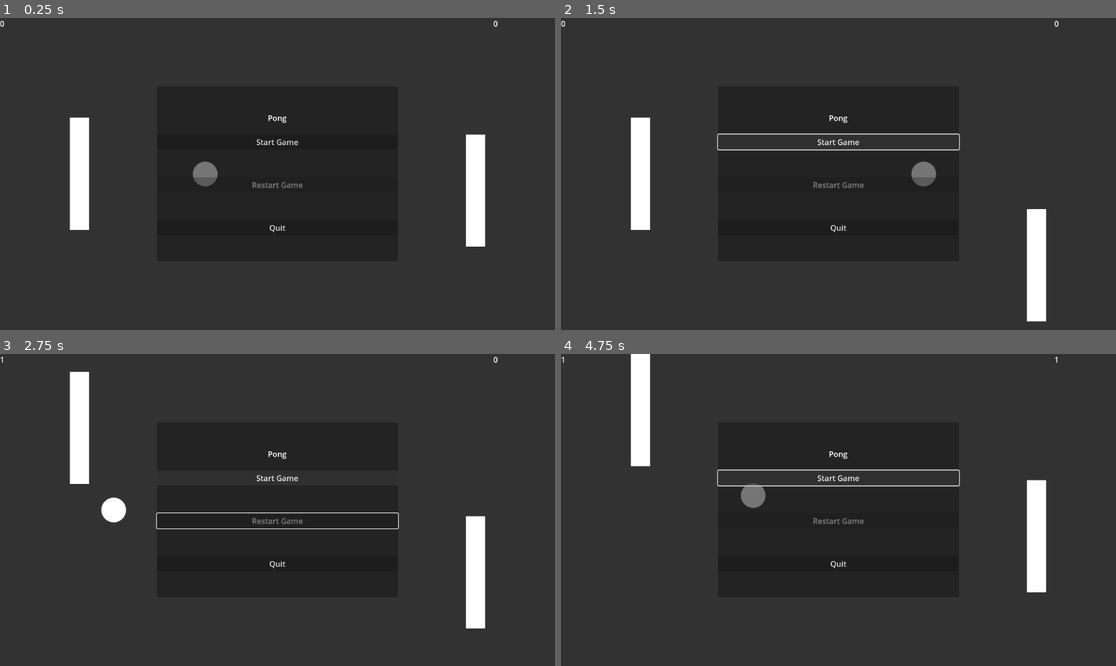
Above: before the commit, frames 1-4 (two rows, left to right).
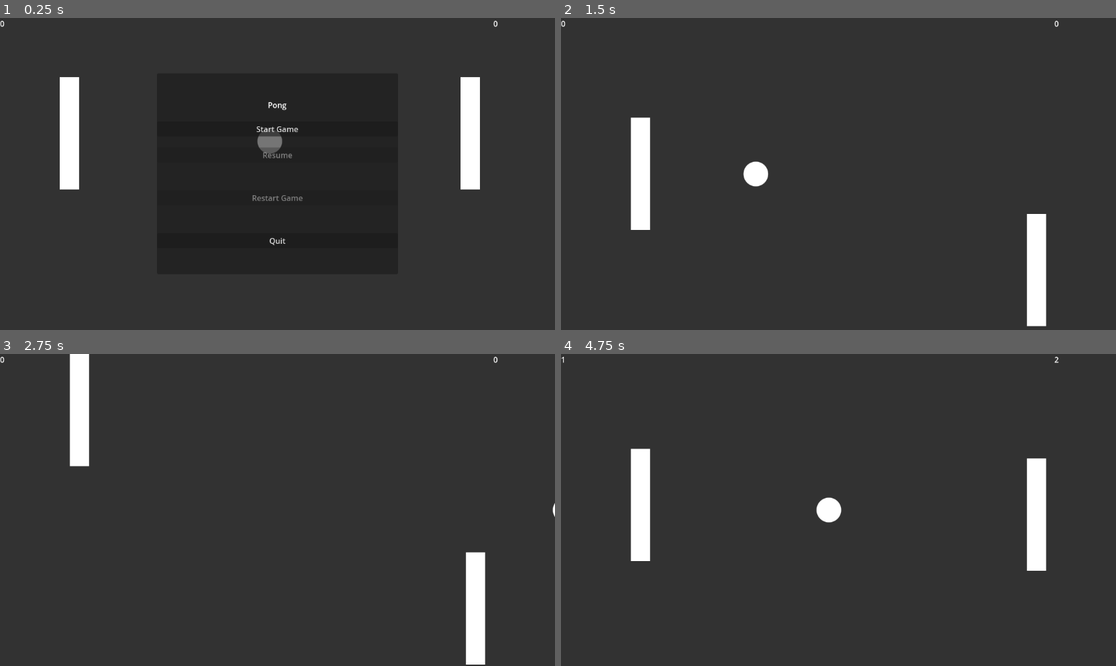
Above: after the commit, the same moments.

Repository: Aratch/20gch-01-pong
Game: Godot game, scene res://main.tscn
Two runs of this game, one before a commit and one after it. Both use one fixed random seed, a clock stepped at 60 frames per second and the inputs below.
Inputs (mouse positions are in pixels of both pictures, inside the frame that each line leads up to):
- Up to frame 1 (0.25 s): no input
- Up to frame 2 (1.5 s): click "Start Game" at 0.5 s; click (838, 142) at 1.25 s, where only the run before the commit has a clickable "Start Game"
- Up to frame 3 (2.75 s): hold W (move_up) from 2.03 s (still down); tap Down (p2_move_down) at 2.1 s
- Up to frame 4 (4.75 s): release W (move_up) at 2.78 s; hold S (move_down) 2.78-3.53 s; tap Up (p2_move_up) at 2.85, 4.35 s; hold W (move_up) from 3.53 s (still down); tap Down (p2_move_down) at 3.6 s

The runs differ from the first frame. In frame 1, 4.5% of the frame differs, in the area x 10-88%, y 18-74%; in frame 2, 1.3%; in frame 3, 2.1%; in frame 4, 3.9%.

Commit message:
Wire up start, resume and quit buttons; consolidate some logic

Diff:
--- a/ball.gd
+++ b/ball.gd
@@ -28,14 +28,24 @@
 	position.y = window_size.y / 2.0
 
 func _start_game() -> void:
+	unpause()
 	_set_to_initial_pos()
 	current_speed = SPEED
 	velocity = START_DIRECTIONS.pick_random()
+
+func pause() -> void:
+	set_physics_process(false)
+
+func unpause() -> void:
+	set_physics_process(true)
 
 func _ready() -> void:
 	collision_shape = $CollisionShape2D.shape
 	ball_sprite = $BallSprite
 	vis_notifier = $VisibleOnScreenNotifier2D
+
+	pause()
+
 	if Engine.is_editor_hint():
 		_set_up_setters()
 	else:
--- a/main.gd
+++ b/main.gd
@@ -1,10 +1,16 @@
+class_name Main
 extends Node2D
 
 signal game_ready
+signal game_paused
+signal game_unpaused
 
+var paused := false
 var ball: Ball
 
-func _restart_game() -> void:
+var started := false
+
+func _start_new_round() -> void:
 	if $Ball.position.x < 0:
 		$Player2ScoreLabel.add_point()
 	else:
@@ -13,7 +19,42 @@
 	$Paddle2._start_game()
 	$Ball._start_game()
 
+func pause() -> void:
+	paused = true
+	game_paused.emit()
+	%MenuLayer.show()
+
+func unpause() -> void:
+	paused = false
+	%MenuLayer.hide()
+	game_unpaused.emit()
+
+func _input(event: InputEvent) -> void:
+	if event.is_action_pressed(&"menu_esc") and started:
+		if not paused:
+			pause()
+		else:
+			unpause()
+
 func _ready() -> void:
 	ball = $Ball
-	$Ball.ball_exited.connect(_restart_game)
-	game_ready.emit()
+	$Ball.ball_exited.connect(_start_new_round)
+
+	game_paused.connect($Ball.pause)
+	game_paused.connect($Paddle.pause)
+	game_paused.connect($Paddle2.pause)
+
+	game_unpaused.connect($Ball.unpause)
+	game_unpaused.connect($Paddle.unpause)
+	game_unpaused.connect($Paddle2.unpause)
+
+	%StartGameButton.pressed.connect(func():
+		game_ready.emit()
+		%MenuLayer.hide()
+		started = true
+		%StartGameButton.disabled = true
+		%ResumeButton.disabled = false)
+	%ResumeButton.pressed.connect(func():
+		unpause())
+	%QuitButton.pressed.connect(func():
+		get_tree().quit())
--- a/main.tscn
+++ b/main.tscn
@@ -51,6 +51,7 @@
 position = Vector2(560, 256)
 
 [node name="MenuLayer" type="CanvasLayer" parent="."]
+unique_name_in_owner = true
 
 [node name="MenuContainer" type="CenterContainer" parent="MenuLayer"]
 anchors_preset = 15
@@ -81,8 +82,20 @@
 size_flags_vertical = 3
 
 [node name="StartGameButton" type="Button" parent="MenuLayer/MenuContainer/MenuPanel/VBoxContainer"]
+unique_name_in_owner = true
 layout_mode = 2
 text = "Start Game"
+
+[node name="Spacer6" type="Control" parent="MenuLayer/MenuContainer/MenuPanel/VBoxContainer"]
+custom_minimum_size = Vector2(500, 15)
+layout_mode = 2
+size_flags_vertical = 3
+
+[node name="ResumeButton" type="Button" parent="MenuLayer/MenuContainer/MenuPanel/VBoxContainer"]
+unique_name_in_owner = true
+layout_mode = 2
+disabled = true
+text = "Resume"
 
 [node name="Spacer3" type="Control" parent="MenuLayer/MenuContainer/MenuPanel/VBoxContainer"]
 custom_minimum_size = Vector2(500, 50)
@@ -90,6 +103,7 @@
 size_flags_vertical = 3
 
 [node name="RestartGameButton" type="Button" parent="MenuLayer/MenuContainer/MenuPanel/VBoxContainer"]
+unique_name_in_owner = true
 layout_mode = 2
 disabled = true
 text = "Restart Game"
@@ -100,6 +114,7 @@
 size_flags_vertical = 3
 
 [node name="QuitButton" type="Button" parent="MenuLayer/MenuContainer/MenuPanel/VBoxContainer"]
+unique_name_in_owner = true
 layout_mode = 2
 text = "Quit"
 
--- a/paddle.gd
+++ b/paddle.gd
@@ -11,7 +11,16 @@
 
 @export var is_player : bool = false
 
+func pause() -> void:
+	set_process_input(false)
+	set_physics_process(false)
+
+func unpause() -> void:
+	set_process_input(true)
+	set_physics_process(true)
+
 func _start_game() -> void:
+	unpause()
 	var window_size := DisplayServer.window_get_size()
 	position.y = window_size.y / 2.0
 	var ratio = 7.0
@@ -21,6 +30,7 @@
 		position.x = (ratio - 1) * (window_size.x / ratio)
 
 func _ready() -> void:
+	pause()
 	collision_shape = $CollisionShape2D.shape
 	color_rect = $ColorRect
 	if Engine.is_editor_hint():
--- a/project.godot
+++ b/project.godot
@@ -37,6 +37,11 @@
 "events": [Object(InputEventKey,"resource_local_to_scene":false,"resource_name":"","device":-1,"window_id":0,"alt_press …(195 unchanged characters)…
 ]
 }
+menu_esc={
+"deadzone": 0.5,
+"events": [Object(InputEventKey,"resource_local_to_scene":false,"resource_name":"","device":-1,"window_id":0,"alt_pressed":false,"shift_pressed":false,"ctrl_pressed":false,"meta_pressed":false,"pressed":false,"keycode":0,"physical_keycode":4194305,"key_label":0,"unicode":0,"location":0,"echo":false,"script":null)
+]
+}
 
 [rendering]
 
